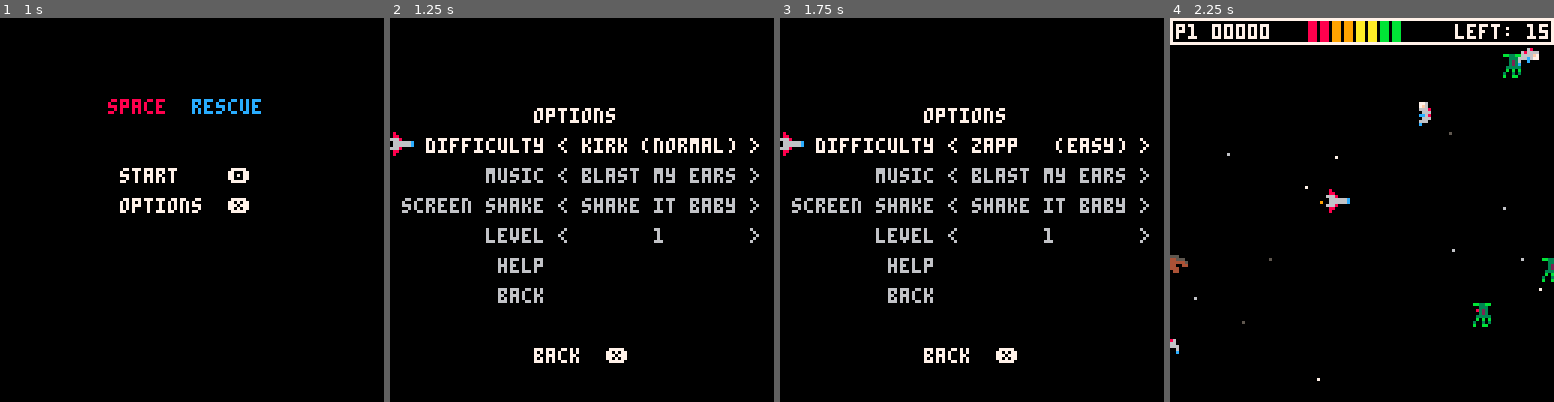
Above: before the commit, frames 1-4 (left to right).
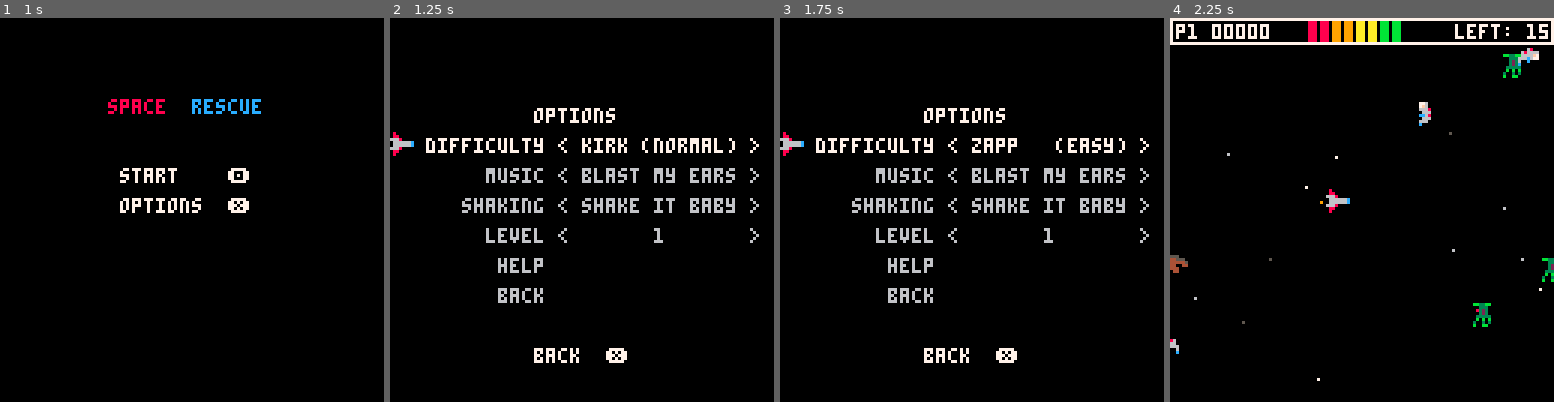
Above: after the commit, the same moments.

Repository: nsatragno/pico8-carts
Game: PICO-8 cartridge space_rescue.p8
The game is run twice, just before and just after one commit, with the same random seed, the same clock (stepped at 60 frames per second) and the same inputs.
Inputs:
- Up to frame 1 (1 s): tap X (X key) at 0.33 s; tap O (Z key) at 0.7 s
- Up to frame 2 (1.25 s): tap X (X key) at 1.07 s
- Up to frame 3 (1.75 s): hold Right from 1.6 s (still down); tap O (Z key) at 1.7 s
- Up to frame 4 (2.25 s): tap X (X key) at 1.85 s; release Right at 2.1 s; tap O (Z key) at 2.1 s; hold Up from 2.15 s (still down)

Frame 1 is identical in both runs. In frame 2, 0.5% of the frame differs, in the area x 3-40%, y 46-51%; in frame 3, 0.5%; in frame 4, nothing differs.

Commit message:
Add cart label

Diff:
--- a/space_rescue.p8
+++ b/space_rescue.p8
@@ -1,6 +1,8 @@
 pico-8 cartridge // http://www.pico-8.com
 version 27
 __lua__
+-- space rescue
+-- by kat and nina
 -- centers a string by adding padding to it
 function center(string)
  for i = 1, (31 - #string) / 2 do
@@ -1553,7 +1555,7 @@
   print(center("options"), 0, 30, 7)
   local options = { "   difficulty",
                     "        music",
-                    " screen shake",
+                    "      shaking",
                     "        level",
                     "         help",
                     "         back" }
@@ -1611,7 +1613,10 @@
   pset(3, 80, 14)
   print("  power-up", 7)
   pset(3, 86, 8)
-  print("  existential threat\n\n", 7)
+  print("  existential threat\n", 7)
+  print("made with \135 by:", 8)
+  print(" kat at (ig @kat_acute_travesty)", 7)
+  print(" nina   (tw @nsatragno)", 7)
 
   print(center("❎ | 🅾️ back", 7))
   return
Not shown, changed: 130 lines of the sprite sheet (__gfx__) section of space_rescue.p8
Not shown, changed: the thumbnail (__label__) section of space_rescue.p8
